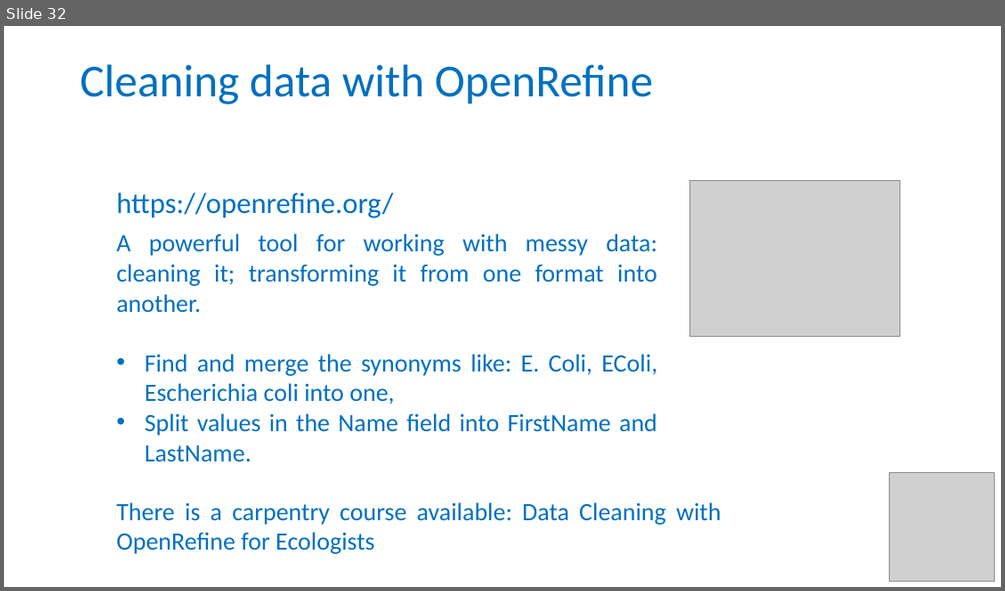
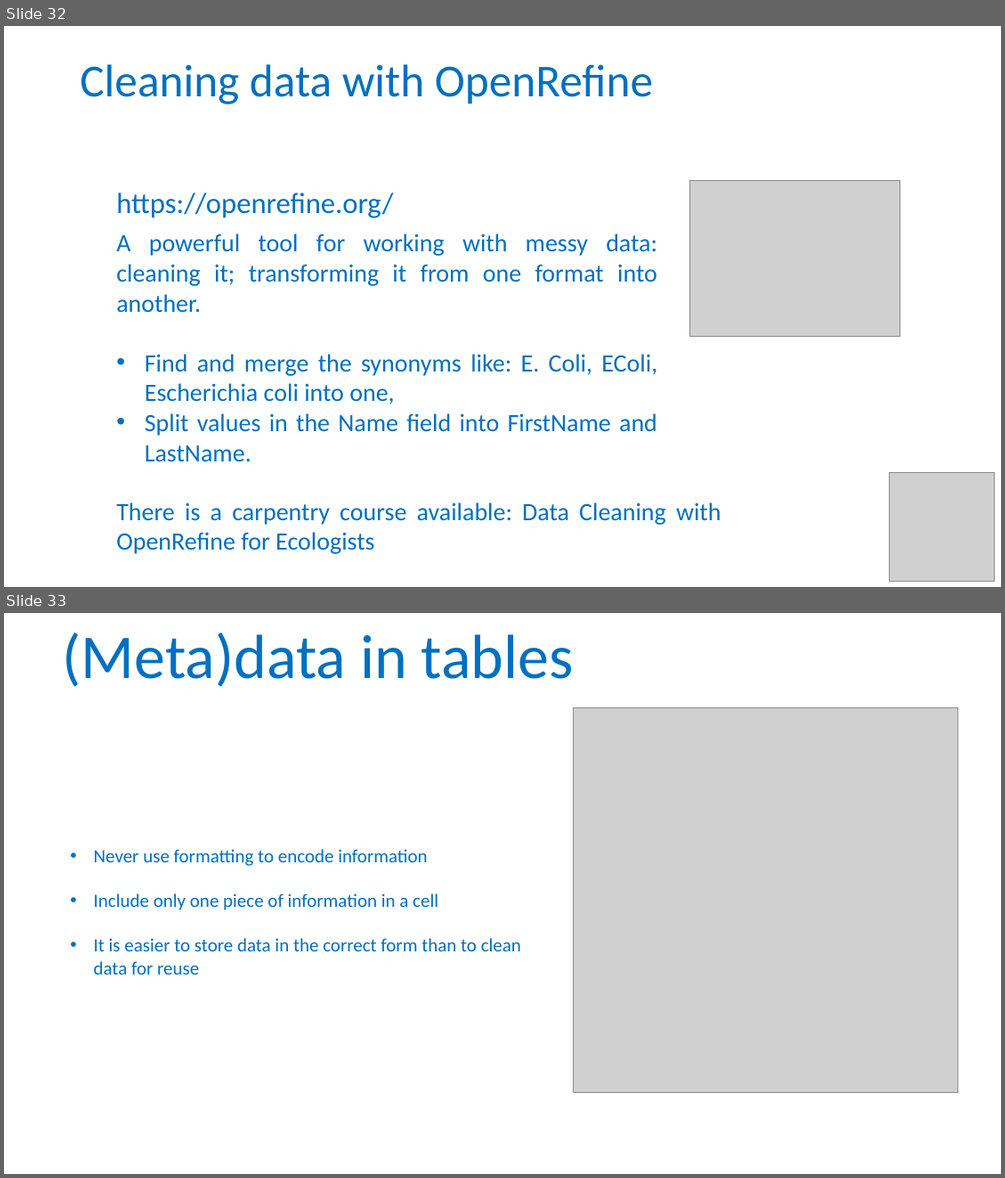
Before and after one commit to carpentries-incubator/fair-bio-practice, a slide deck: instructors/07-data-in-excel_v3.2.pptx. Shown one above the other, each under a label of ours: slide 32 before the commit, slides 32 and 33 after it. The pictures are 1005x591 and 1005x1178 pixels, drawn with LibreOffice and Linux fonts; fonts in the diff are those of the drawing; grey boxes stand for pictures; background and template pictures are left out. Boxes give left, top, right and bottom in pixels: in the first picture for what was removed or moved away, otherwise in the second. Text is boxed around its words. In the diff, an @@ line names an element or a change of style, - is before the commit and + after.

Commit message:
quiz excercise rather than discussion

```diff
--- a/instructors/07-data-in-excel_v3.2.pptx
+++ b/instructors/07-data-in-excel_v3.2.pptx
@@ slide 33 added at (x1=4, y1=613, x2=1001, y2=1174), background #FFFFFF @@
@@ title added at (x1=63, y1=633, x2=574, y2=687), 60 pt, text #0070C0 @@
+(Meta)data in tables
@@ picture added at (x1=573, y1=708, x2=957, y2=1093) @@
@@ text added at (x1=94, y1=849, x2=521, y2=974), 18 pt, text #0070C0 @@
+• Never use formatting to encode information
+• Include only one piece of information in a cell
+• It is easier to store data in the correct form than to clean data for reuse
```
Also in this commit, not shown: 1 slide changed, 3 other files.
